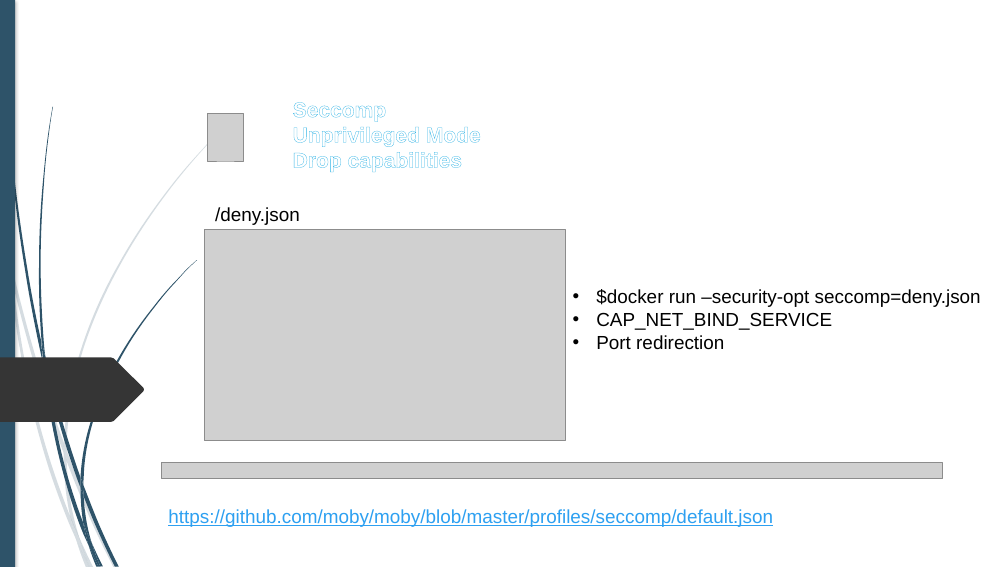
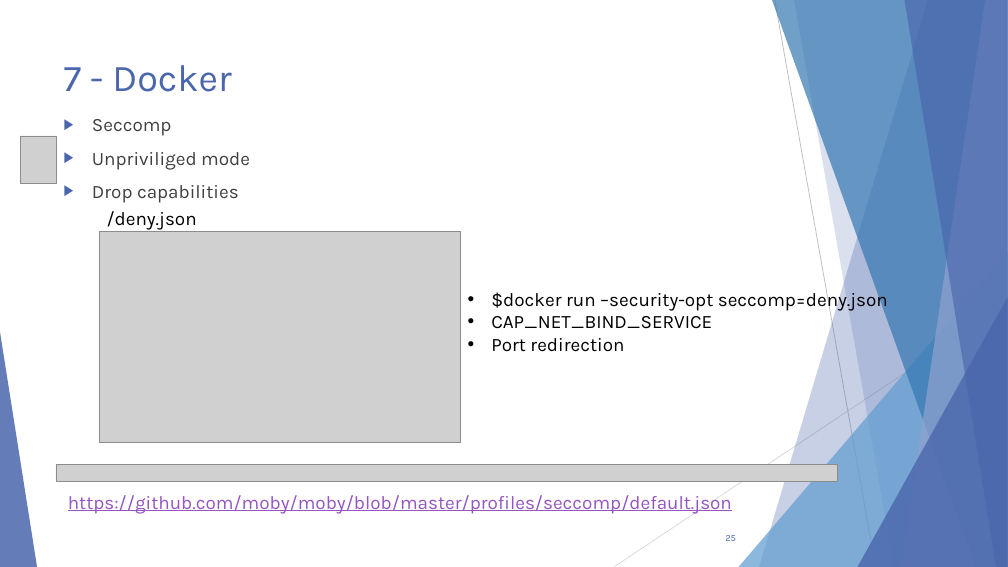
Before and after one commit to alexandreAubois/Secu_linux, a slide deck: slide 25 of Projet-Linux.pptx (slide 15 before the commit). Drawn at 1008x567 pixels with LibreOffice and Linux fonts; fonts in the diff are those of the drawing; grey boxes stand for pictures; background and template pictures are left out. Boxes give left, top, right and bottom in pixels: in the first picture for what was removed or moved away, otherwise in the second. Text is boxed around its words. In the diff, an @@ line names an element or a change of style, - is before the commit and + after.

```diff
--- a/Projet-Linux.pptx
+++ b/Projet-Linux.pptx
@@ rectangle removed at [0, 0, 15, 567] @@
@@ title added at [64, 65, 231, 92], 36 pt, text #4A66AC @@
+7 - Docker
@@ text "Seccomp": place and size @@
-text "Seccomp" at [293, 102, 481, 172]
+text "Seccomp" at [92, 119, 250, 203]
@@ text at [92, 119, 239, 203]: size 20 to 18 pt, font Arial to Karla, text colour #FFFFFF to #404040, letter outline #31B4E6 0.52 pt to none, bold off in "Seccomp", "Drop capabilities"; bullet ➢ to ▶; more space between paragraphs @@
@@ picture: place and size @@
-picture at [208, 113, 244, 161]
+picture at [20, 136, 57, 184]
@@ text at [92, 152, 250, 170]: text changed; size 20 to 18 pt; font Arial to Karla; text colour #FFFFFF to #404040; bold off @@
-➢ Unprivileged Mode
+▶ Unpriviliged mode
@@ text "/deny.json" at [107, 211, 197, 230]: font Arial to Karla @@
@@ text "/deny.json": place and size @@
-text "/deny.json" at [215, 207, 300, 225]
+text "/deny.json" at [107, 211, 197, 230]
@@ picture: place and size @@
-picture at [204, 229, 566, 441]
+picture at [99, 231, 461, 443]
@@ text "$docker run –security-opt seccomp=deny.json": place and size @@
-text "$docker run –security-opt seccomp=deny.json" at [596, 289, 981, 350]
+text "$docker run –security-opt seccomp=deny.json" at [491, 289, 888, 352]
@@ text "$docker run –security-opt seccomp=deny.json" at [491, 289, 888, 352]: font Arial to Karla @@
@@ freeform shape removed at [0, 358, 144, 422] @@
@@ group added at [0, 0, 1008, 567]: 5 freeform shapes, 3 triangles, 2 lines @@
@@ picture: place and size @@
-picture at [161, 463, 943, 479]
+picture at [56, 465, 838, 481]
@@ text "https://github.com/moby/moby/blob/master/profiles/seccomp/de ...": place and size @@
-text "https://github.com/moby/moby/blob/master/profiles/seccomp/de ..." at [168, 509, 773, 527]
+text "https://github.com/moby/moby/blob/master/profiles/seccomp/de ..." at [68, 495, 732, 514]
@@ text "https://github.com/moby/moby/blob/master/profiles/seccomp/de ..." at [68, 495, 732, 514]: font Arial to Karla, text colour #2DA0F1 to #9454C3 @@
@@ group removed at [0, 116, 236, 567]: 10 freeform shapes @@
@@ group removed at [2, 0, 197, 567]: 12 freeform shapes @@
@@ page number added at [725, 535, 736, 541], 9 pt, text #4A66AC @@
+25
```
Also in this commit, not shown: 27 other slides changed, 13 slides added, 5 slides removed.
